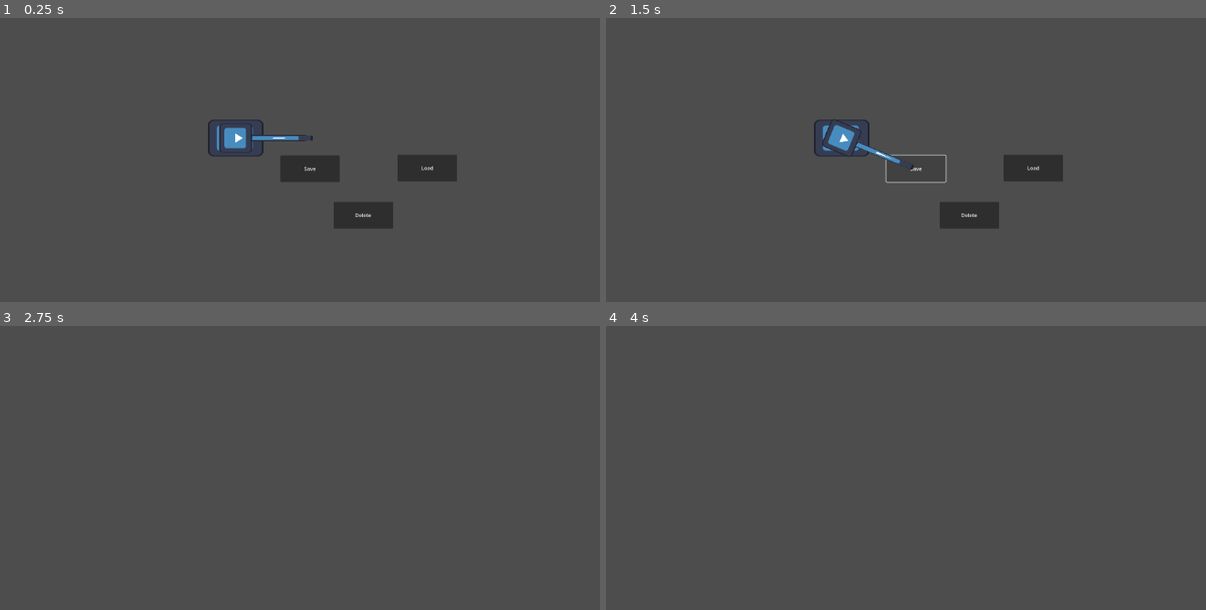
Above: before the commit, frames 1-4 (two rows, left to right).
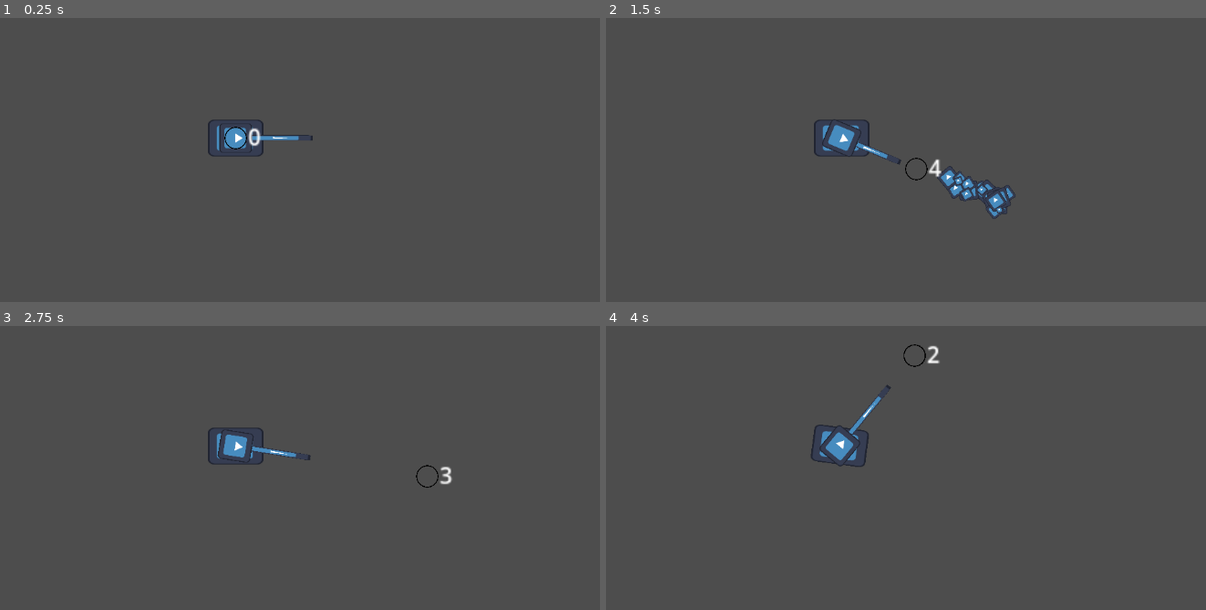
Above: after the commit, the same moments.

Repository: Yorni00/getpoint
Game: Godot game, scene res://Media/Scenes/firstscene.tscn
Two runs of this game, one before a commit and one after it. Both use one fixed random seed, a clock stepped at 60 frames per second and the inputs below. The engine's default icon, where the game draws it, is replaced by a stand-in: a white triangle on a blue panel in a dark square.
Inputs (mouse positions are in pixels of both pictures, inside the frame that each line leads up to):
- Up to frame 1 (0.25 s): no input
- Up to frame 2 (1.5 s): tap Enter at 0.5 s; move the mouse to (1002, 117) at 0.52 s; tap A (a) at 0.6 s; tap D (d) at 0.8 s; click (918, 168) at 1.25 s, where only the run before the commit has a clickable "Save"
- Up to frame 3 (2.75 s): click (426, 476) at 2 s, where only the run before the commit has a clickable "Load"
- Up to frame 4 (4 s): tap Space at 2.75 s; move the mouse to (696, 468) at 2.77 s; tap D (d) at 2.85 s; click (696, 468) at 3.05 s; tap Enter at 3.5 s; move the mouse to (912, 357) at 3.52 s; hold S (s) from 3.53 s (still down); click (912, 357) at 3.6 s

The runs differ from the first frame. In frame 1, 2.8% of the frame differs, in the area x 37-77%, y 38-74%; in frame 2, 2.8%; in frame 3, 0.9%; in frame 4, 0.9%.

Commit message:
0.0.4

Diff:
--- a/Media/Scenes/explosion.tscn
+++ b/Media/Scenes/explosion.tscn
@@ -1,6 +1,7 @@
-[gd_scene load_steps=2 format=3 uid="uid://bay1q0f0qlu5k"]
+[gd_scene load_steps=3 format=3 uid="uid://bay1q0f0qlu5k"]
 
 [ext_resource type="Texture2D" uid="uid://bcl5mka8ijb4d" path="res://icon.svg" id="1_saa5p"]
+[ext_resource type="Script" path="res://Media/Scripts/explosion.gd" id="2_0hpp5"]
 
 [node name="Explosion" type="CPUParticles2D"]
 emitting = false
@@ -11,11 +12,12 @@
 randomness = 1.0
 lifetime_randomness = 1.0
 texture = ExtResource("1_saa5p")
-spread = 180.0
+spread = 5.0
 gravity = Vector2(0, 0)
-initial_velocity_min = 350.0
-initial_velocity_max = 700.0
+initial_velocity_min = 1000.0
+initial_velocity_max = 2000.0
 angular_velocity_min = -0.1
 angular_velocity_max = 252.97
-scale_amount_min = 0.75
-scale_amount_max = 1.25
+scale_amount_min = 0.15
+scale_amount_max = 0.5
+script = ExtResource("2_0hpp5")
--- a/Media/Scenes/firstscene.tscn
+++ b/Media/Scenes/firstscene.tscn
@@ -1,8 +1,9 @@
-[gd_scene load_steps=4 format=3 uid="uid://dhq5pscl50o35"]
+[gd_scene load_steps=5 format=3 uid="uid://dhq5pscl50o35"]
 
 [ext_resource type="PackedScene" uid="uid://bqsjchjutrl6k" path="res://Media/Scenes/player.tscn" id="1_8ri14"]
 [ext_resource type="Script" path="res://Media/Scripts/firstscene.gd" id="1_bopbu"]
 [ext_resource type="PackedScene" uid="uid://cjqv224r2w2ou" path="res://Media/Scenes/nav_reg.tscn" id="3_ey4bo"]
+[ext_resource type="Texture2D" uid="uid://d2t58qiwp3w06" path="res://Media/Images/0_krug-png_-2-tys-izobrazhenij-najdeno-v-YAndeks.Kartinkah.png" id="4_0qng7"]
 
 [node name="firstscene" type="Node2D"]
 script = ExtResource("1_bopbu")
@@ -11,6 +12,10 @@
 
 [node name="Player" parent="Session" instance=ExtResource("1_8ri14")]
 position = Vector2(233, 313)
+
+[node name="Camera2D" type="Camera2D" parent="Session/Player"]
+zoom = Vector2(0.5, 0.5)
+position_smoothing_enabled = true
 
 [node name="NavRegs" type="Node2D" parent="Session"]
 
@@ -218,7 +223,10 @@
 path_max_distance = 500.0
 debug_enabled = true
 
+[node name="gmp" type="Node2D" parent="Session"]
+
 [node name="Save" type="Button" parent="."]
+visible = false
 offset_left = 374.0
 offset_top = 368.0
 offset_right = 562.0
@@ -226,6 +234,7 @@
 text = "Save"
 
 [node name="Load" type="Button" parent="."]
+visible = false
 offset_left = 745.0
 offset_top = 366.0
 offset_right = 933.0
@@ -234,12 +243,27 @@
 "
 
 [node name="Delete" type="Button" parent="."]
+visible = false
 offset_left = 543.0
 offset_top = 515.0
 offset_right = 731.0
 offset_bottom = 599.0
 text = "Delete"
 
+[node name="Cursor" type="Sprite2D" parent="."]
+z_index = 99
+scale = Vector2(0.05, 0.05)
+texture = ExtResource("4_0qng7")
+
+[node name="L_cd" type="Label" parent="Cursor"]
+offset_left = 1180.0
+offset_top = -20.0005
+offset_right = 1190.0
+offset_bottom = 5.99951
+scale = Vector2(88.9045, 88.9045)
+pivot_offset = Vector2(4.58049, 12.5963)
+text = "9"
+
 [connection signal="pressed" from="Save" to="." method="_on_save_pressed"]
 [connection signal="pressed" from="Load" to="." method="_on_load_pressed"]
 [connection signal="pressed" from="Delete" to="." method="_on_delete_pressed"]
--- a/Media/Scenes/player.tscn
+++ b/Media/Scenes/player.tscn
@@ -17,21 +17,23 @@
 [node name="Turret" type="Node2D" parent="."]
 z_index = 3
 
-[node name="Head" type="Sprite2D" parent="Turret"]
+[node name="Texture" type="Node2D" parent="Turret"]
+
+[node name="Head" type="Sprite2D" parent="Turret/Texture"]
 z_index = 4
 rotation = 1.57079
 scale = Vector2(0.733067, 0.809413)
 texture = ExtResource("1_di22u")
 
-[node name="Barrel" type="Sprite2D" parent="Turret"]
-position = Vector2(122, 0)
+[node name="Barrel" type="Sprite2D" parent="Turret/Texture"]
+position = Vector2(0, 2.98023e-08)
 rotation = 1.57079
 scale = Vector2(0.142, 1.921)
 texture = ExtResource("1_di22u")
+offset = Vector2(-2.35376, -63.5078)
 
-[node name="EndPoint" type="Node2D" parent="Turret/Barrel"]
+[node name="EndPoint" type="Node2D" parent="Turret/Texture/Barrel"]
 position = Vector2(0.00378418, -63.5086)
 rotation = -1.74533
 
-[node name="Camera" type="Camera2D" parent="."]
-zoom = Vector2(0.5, 0.5)
+[node name="Aim" type="Node2D" parent="."]
--- /dev/null
+++ b/Media/Scripts/explosion.gd
@@ -0,0 +1,7 @@
+extends CPUParticles2D
+
+func _ready():
+	z_index = 4
+	emitting = true
+	await  get_tree().create_timer(5).timeout
+	queue_free()
--- a/Media/Scripts/firstscene.gd
+++ b/Media/Scripts/firstscene.gd
@@ -7,7 +7,10 @@
 		package.pack(_node.get_child(i))
 	return package
 
-
+func _process(delta):
+	$Session/gmp.position = get_global_mouse_position()
+	$Cursor.position = get_global_mouse_position()
+	$Cursor/L_cd.text = str($Session/Player.cooldown/60)
 
 
 func _on_save_pressed():
--- a/Media/Scripts/player.gd
+++ b/Media/Scripts/player.gd
@@ -5,12 +5,22 @@
 
 @onready var Base = $Base
 @onready var Turret = $Turret
-@onready var eotb = $Turret/Barrel/EndPoint #End_of_the_barrel
+@onready var eotb = $Turret/Texture/Barrel/EndPoint #End_of_the_barrel
+@onready var TurretTexture = $Turret/Texture
+
+@export var cooldown = 0
 
 var max_speed = 300
 var current_speed = 0
+
 var Rotation_Speed = 2
 var Rotation_Direction = 0
+var rot_dif = 0 #Rotation difference
+
+func SLA(object, delta):
+	var direction = get_global_mouse_position()
+	var angleTo = object.transform.x.angle_to(direction)
+	object.rotate(sign(angleTo) * min(delta * Rotation_Speed, abs(angleTo)))
 
 func movement():
 	Rotation_Direction = Input.get_axis("a", "d")
@@ -24,7 +34,8 @@
 
 func spawn_explosion():
 	var ei = T_Explosion.instantiate()
-	ei.position = eotb.position
+	ei.position = eotb.global_position
+	ei.rotation = eotb.global_rotation
 	get_parent().add_child(ei)
 
 func _ready():
@@ -32,6 +43,8 @@
 
 
 func _process(delta):
+	if cooldown > 0:
+		cooldown -= 1
 	if Input.is_action_pressed("w") and Input.is_action_pressed("s"):
 		if current_speed > 0:
 			current_speed -= 2
@@ -42,14 +55,22 @@
 			current_speed -= 2
 		elif current_speed < 0:
 			current_speed += 2
-
 	if Input.is_action_pressed("w") and current_speed <= max_speed and not Input.is_action_pressed("s"):
 		current_speed += 2
 	if not Input.is_action_pressed("w") and current_speed >= -max_speed and Input.is_action_pressed("s"):
 		current_speed -= 2
+	$Aim.look_at(get_global_mouse_position())
+	rot_dif = $Aim.rotation - Turret.rotation
 	Turret.look_at(get_global_mouse_position())
-	if Input.is_action_just_pressed("lbc"):
+	if Input.is_action_just_pressed("lbc") and cooldown == 0:
 		spawn_bullet()
+		spawn_explosion()
+		$Turret/Texture/Barrel.position = Vector2($Turret/Texture/Barrel.position.x - 50,0)
+
+		cooldown = 300
+	if $Turret/Texture/Barrel.position.x < 0:
+			$Turret/Texture/Barrel.position.x += 0.5
+
 
 func _physics_process(delta):
 	movement()
--- a/project.godot
+++ b/project.godot
@@ -14,6 +14,10 @@
 run/main_scene="res://Media/Scenes/firstscene.tscn"
 config/features=PackedStringArray("4.0", "Forward Plus")
 config/icon="res://icon.svg"
+
+[display]
+
+mouse_cursor/custom_image="res://Media/Images/1x1_#7AA16F00.png"
 
 [input]
 
Binary file added: Media/Images/0_krug-png_-2-tys-izobrazhenij-najdeno-v-YAndeks.Kartinkah.png
Not shown, added: Media/Images/0_krug-png_-2-tys-izobrazhenij-najdeno-v-YAndeks.Kartinkah.png.import
Binary file added: Media/Images/1x1_#7AA16F00.png
Not shown, added: Media/Images/1x1_#7AA16F00.png.import
